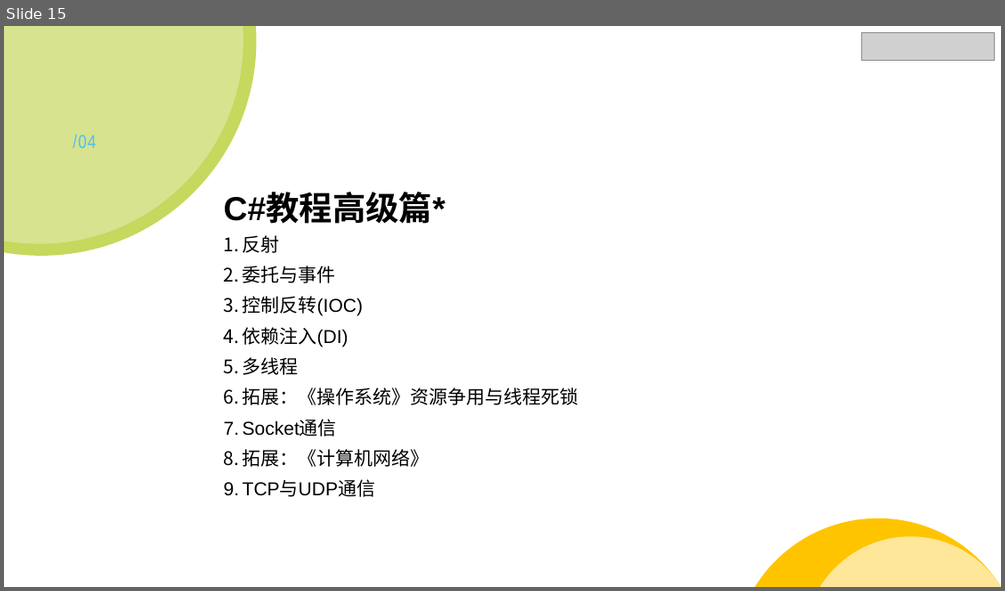
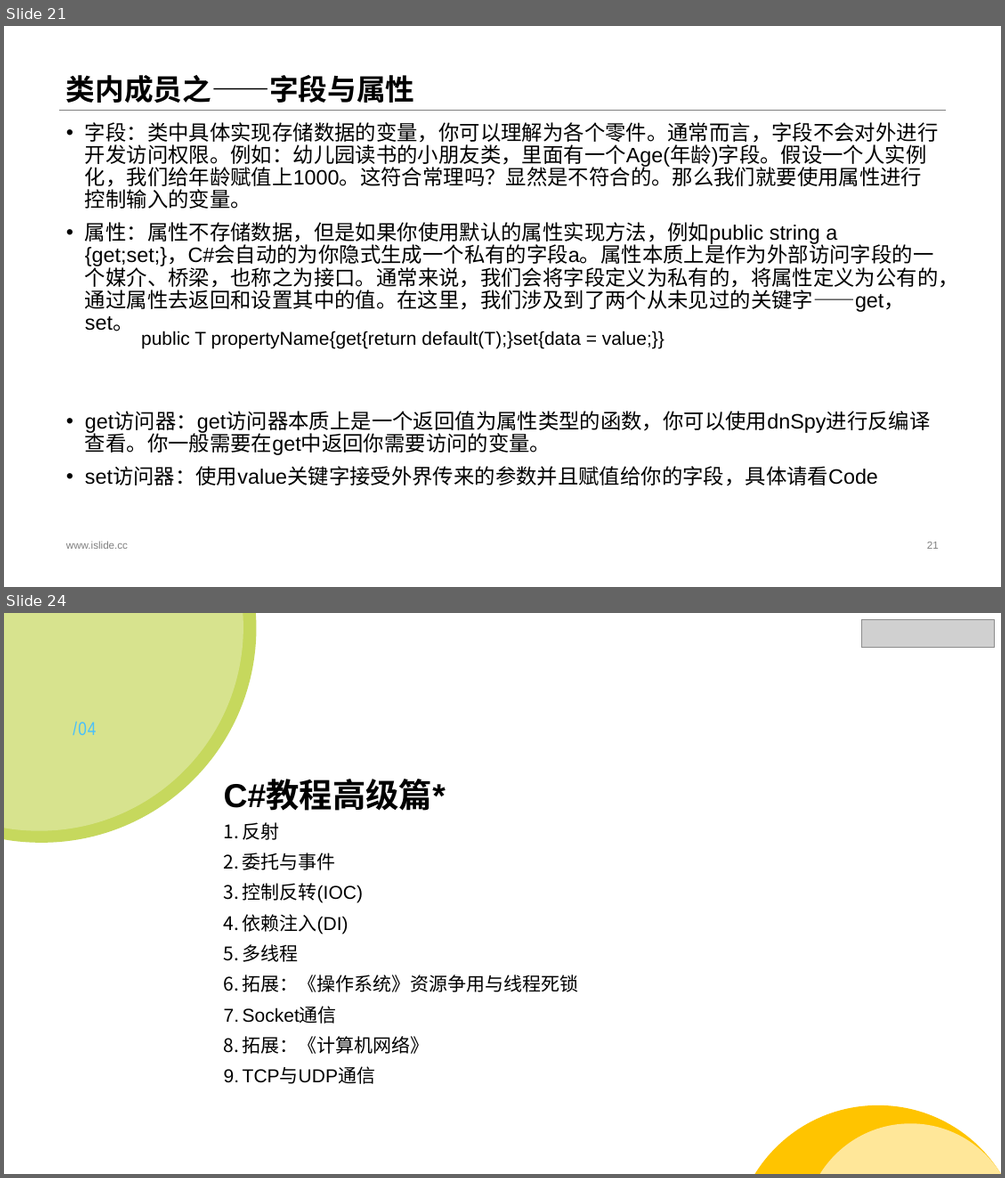
Before and after one commit to StevenEco/.NetCoreGuide, a slide deck: PPT/Microsoft Lesson.pptx. Shown one above the other, each under a label of ours: slide 15 before the commit, slides 21 and 24 after it; the slides between them are not shown. The pictures are 1005x591 and 1005x1178 pixels, drawn with LibreOffice and Linux fonts; fonts in the diff are those of the drawing; grey boxes stand for pictures. Boxes give left, top, right and bottom in pixels: in the first picture for what was removed or moved away, otherwise in the second. Text is boxed around its words. In the diff, an @@ line names an element or a change of style, - is before the commit and + after.

```diff
--- a/PPT/Microsoft Lesson.pptx
+++ b/PPT/Microsoft Lesson.pptx
@@ slide 21 added at (4, 26, 1001, 587), background #FFFFFF @@
@@ title added at (66, 75, 414, 103), 28 pt, text #000000, bold @@
+类内成员之——字段与属性
@@ line added from (58, 110) to (947, 110), #808080 0.25 pt @@
@@ text added at (85, 122, 959, 486), 20 pt, text #000000 @@
+• 字段：类中具体实现存储数据的变量，你可以理解为各个零件。通常而言，字段不会对外进行开发访问权限。例如：幼儿园读书的小朋友类，里面有一个Age(年龄)字段。假设一个人实例化，我们给年龄赋值上1000。这符合常理吗？显然是不符合的。那么我们就要使用属性进行控制输入的变量。
+• 属性：属性不存储数据，但是如果你使用默认的属性实现方法，例如public string a {get;set;}，C#会自动的为你隐式生成一个私有的字段a。属性本质上是作为外部访问字段的一个媒介、桥梁，也称之为接口。通常来说，我们会将字段定义为私有的，将属性定义为公有的，通过属性去返回和设置其中的值。在这里，我们涉及到了两个从未见过的关键字——get，set。
+• get访问器：get访问器本质上是一个返回值为属性类型的函数，你可以使用dnSpy进行反编译查看。你一般需要在get中返回你需要访问的变量。
+• set访问器：使用value关键字接受外界传来的参数并且赋值给你的字段，具体请看Code
@@ text added at (141, 330, 664, 349), 18 pt, text #000000 @@
+public T propertyName{get{return default(T);}set{data = value;}}
@@ text added at (66, 540, 128, 548), 10 pt, text #808080 @@
+www.islide.cc
@@ page number added at (927, 541, 938, 548), 10 pt, text #808080 @@
+21
@@ what was slide 15 is now slide 24 @@
```
Also in this commit, not shown: 2 slides changed, 8 other slides added, 50 other files.
